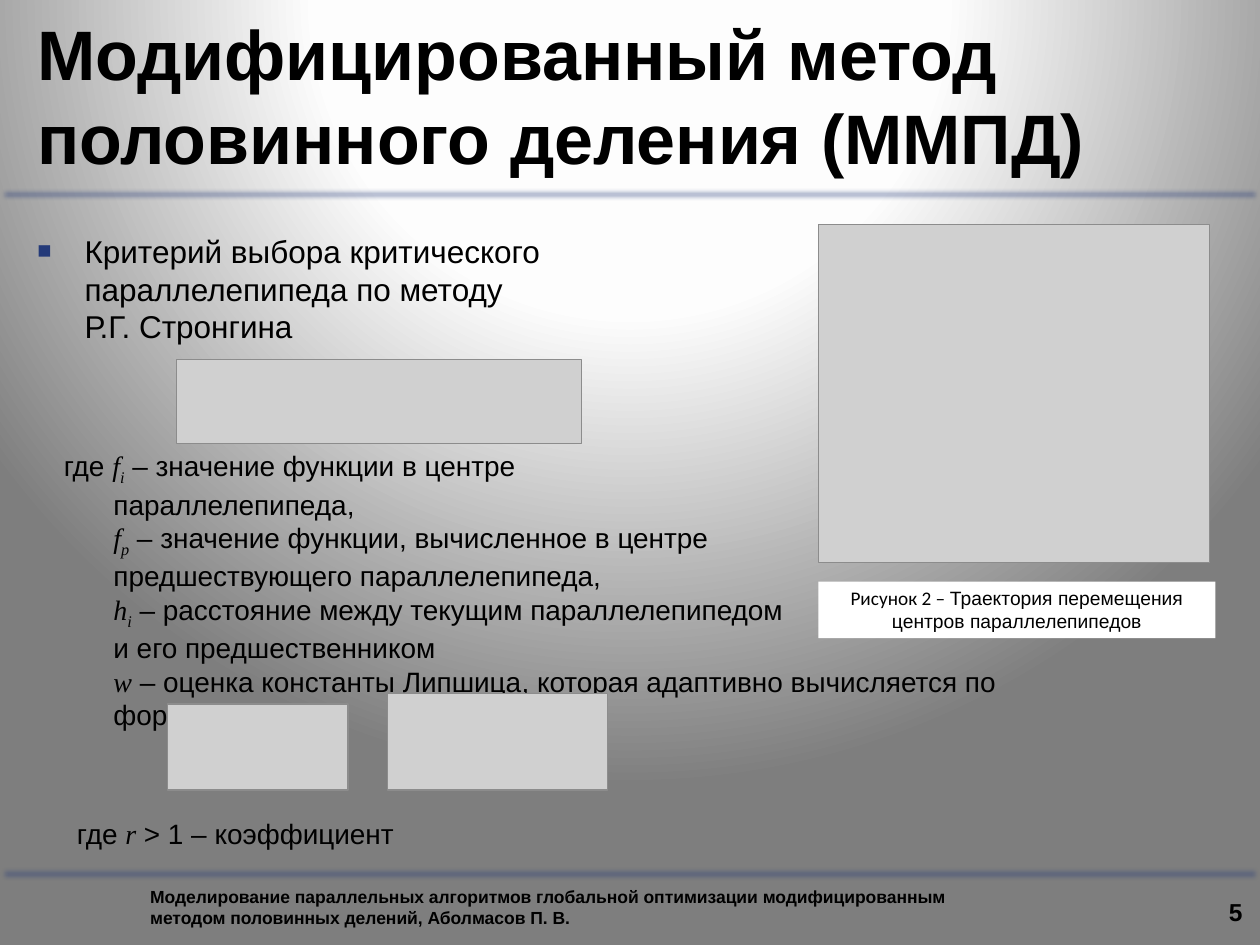
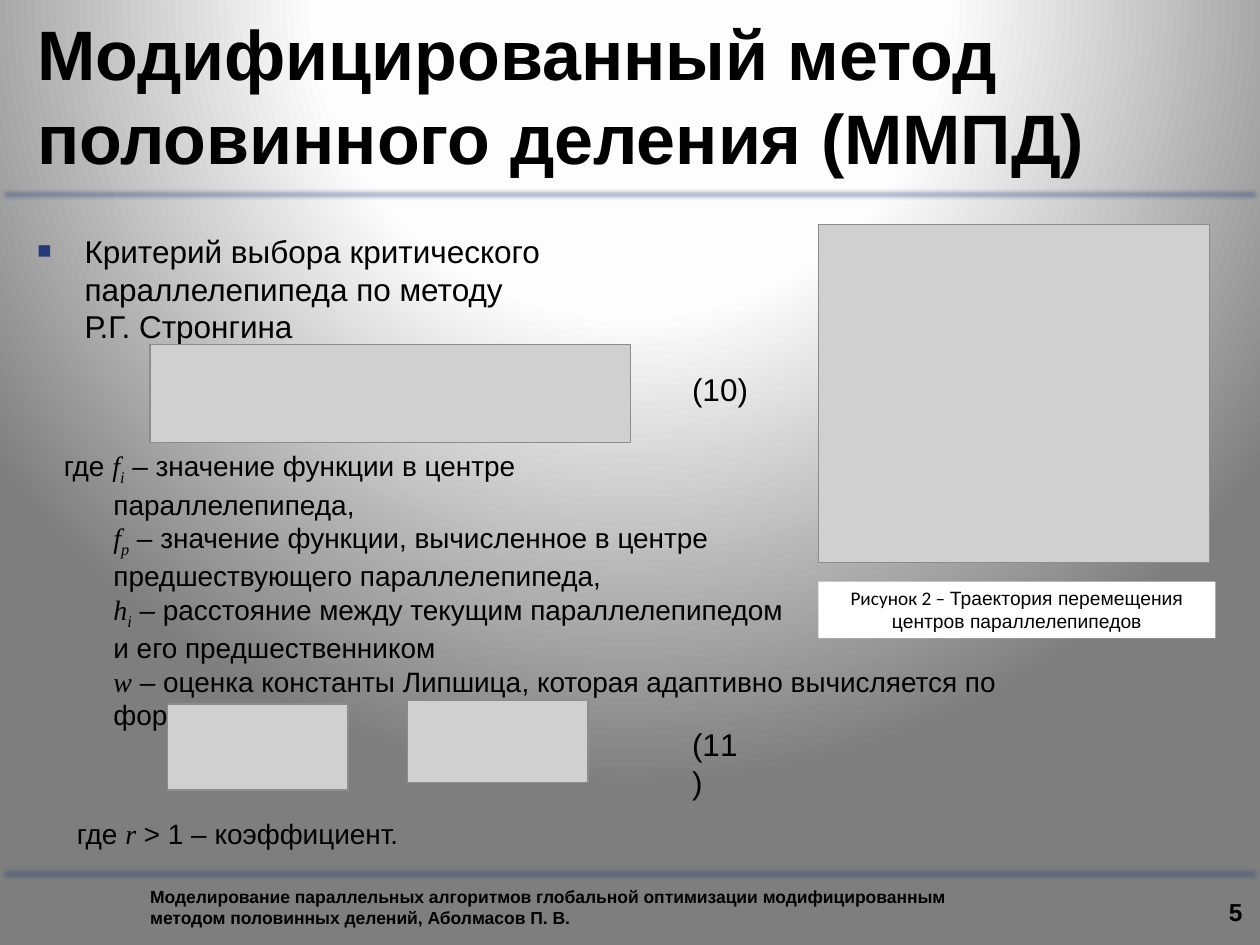
Before and after one commit to graf-abolmasov/PGraph, a slide deck: slide 5 of documentation/Презентация.pptx. Drawn at 1260x945 pixels with LibreOffice and Linux fonts; fonts in the diff are those of the drawing; grey boxes stand for pictures; background and template pictures are left out. Boxes give left, top, right and bottom in pixels: in the first picture for what was removed or moved away, otherwise in the second. Text is boxed around its words. In the diff, an @@ line names an element or a change of style, - is before the commit and + after.

```diff
--- a/documentation/Презентация.pptx
+++ b/documentation/Презентация.pptx
@@ picture: place and size @@
-picture at box(176, 360, 582, 444)
+picture at box(150, 345, 630, 444)
@@ text added at box(692, 378, 748, 407), 18 pt, text #000000 @@
+(10)
@@ picture: place and size @@
-picture at box(387, 693, 607, 790)
+picture at box(407, 701, 587, 782)
@@ text added at box(692, 733, 738, 762), 18 pt, text #000000 @@
+(11)
@@ text at box(77, 824, 399, 849): text changed @@
-где r > 1 – коэффициент
+где r > 1 – коэффициент.
```
Also in this commit, not shown: 10 other slides changed, 1 slide added, 1 other file.
